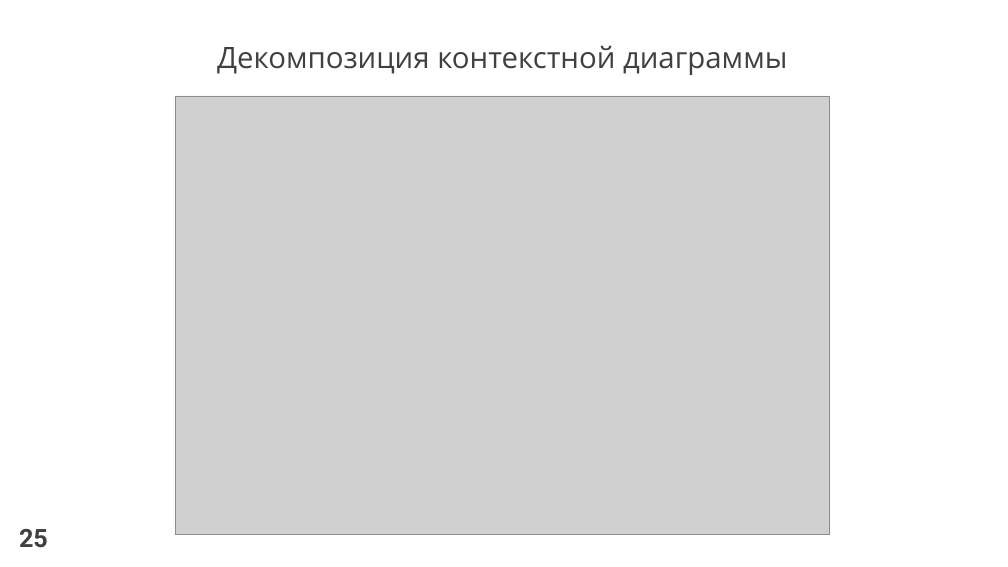
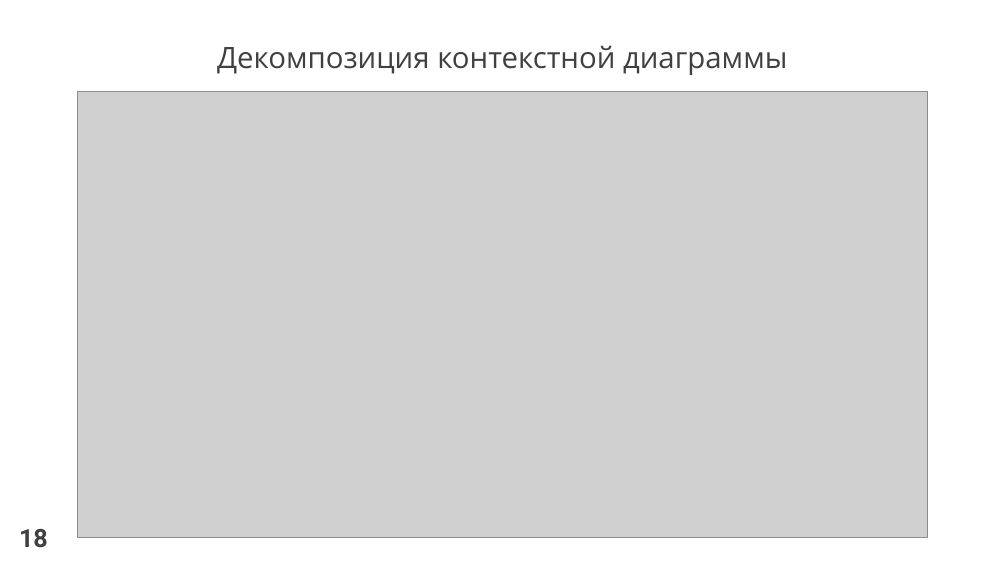
Before and after one commit to venera13/diploma, a slide deck: slide 18 of защита/защита, выступление/ЛобановаВА.pptx (slide 25 before the commit). Drawn at 1008x567 pixels with LibreOffice and Linux fonts; fonts in the diff are those of the drawing; grey boxes stand for pictures. Boxes give left, top, right and bottom in pixels: in the first picture for what was removed or moved away, otherwise in the second. Text is boxed around its words. In the diff, an @@ line names an element or a change of style, - is before the commit and + after.

```diff
--- a/защита/защита, выступление/ЛобановаВА.pptx
+++ b/защита/защита, выступление/ЛобановаВА.pptx
@@ picture: place and size @@
-picture at [175,96,830,535]
+picture at [77,91,928,538]
@@ text at [19,529,48,548]: text changed @@
-25
+18
```
Also in this commit, not shown: 21 other slides changed, 2 slides removed, 1 other file.
